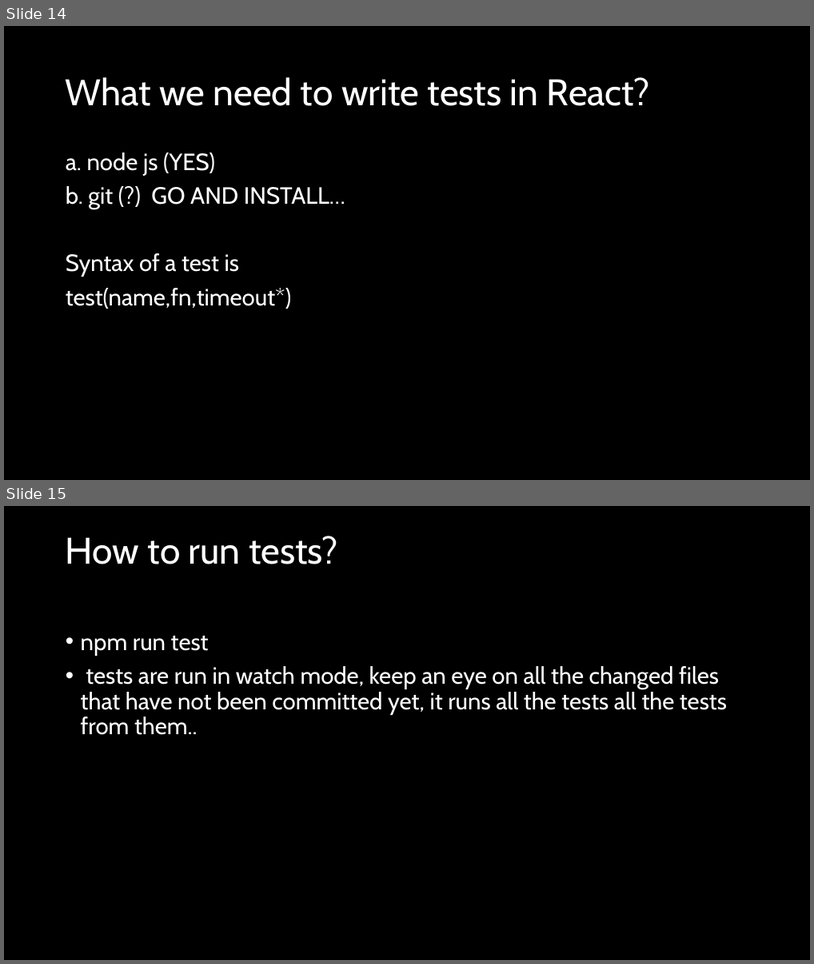
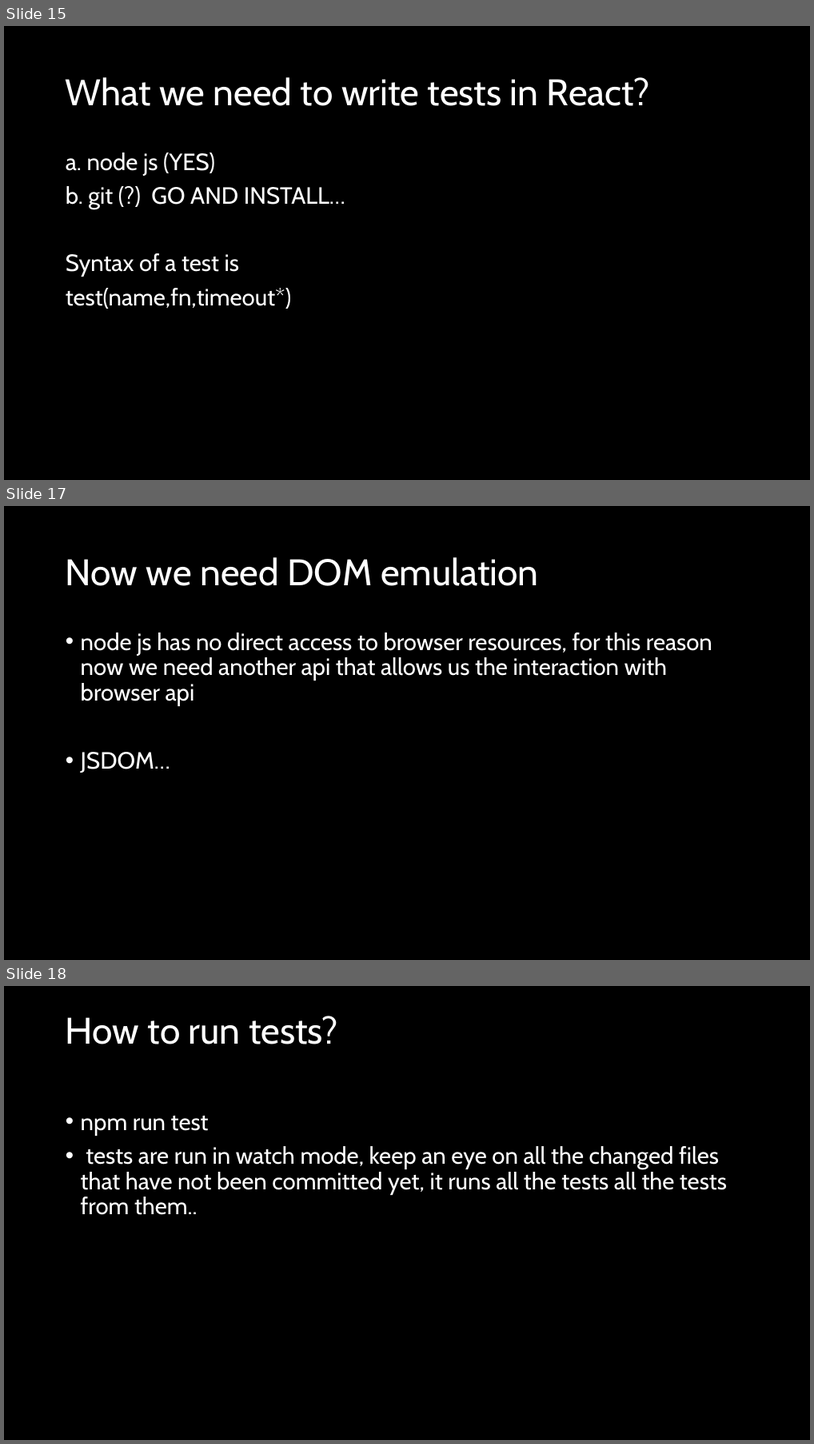
Before and after one commit to natiquekeyin/fall2024, a slide deck: JavaScript/Week12/Week12.pptx. Shown one above the other, each under a label of ours: slides 14 and 15 before the commit, slides 15, 17 and 18 after it; the slides between them are not shown. The pictures are 814x964 and 814x1444 pixels, drawn with LibreOffice and Linux fonts; fonts in the diff are those of the drawing. Boxes give left, top, right and bottom in pixels: in the first picture for what was removed or moved away, otherwise in the second. Text is boxed around its words. In the diff, an @@ line names an element or a change of style, - is before the commit and + after.

```diff
--- a/JavaScript/Week12/Week12.pptx
+++ b/JavaScript/Week12/Week12.pptx
@@ slide 17 added at box(4, 506, 810, 960), background #000000 @@
@@ title added at box(66, 557, 539, 586), 44 pt, text #FFFFFF @@
+Now we need DOM emulation
@@ text added at box(81, 632, 713, 772), 28 pt, text #FFFFFF @@
+• node js has no direct access to browser resources, for this reason now we need another api that allows us the interaction with browser api
+• JSDOM…
@@ what was slide 14 is now slide 15 @@
@@ what was slide 15 is now slide 18 @@
```
Also in this commit, not shown: 2 other slides added, 20 other files.
